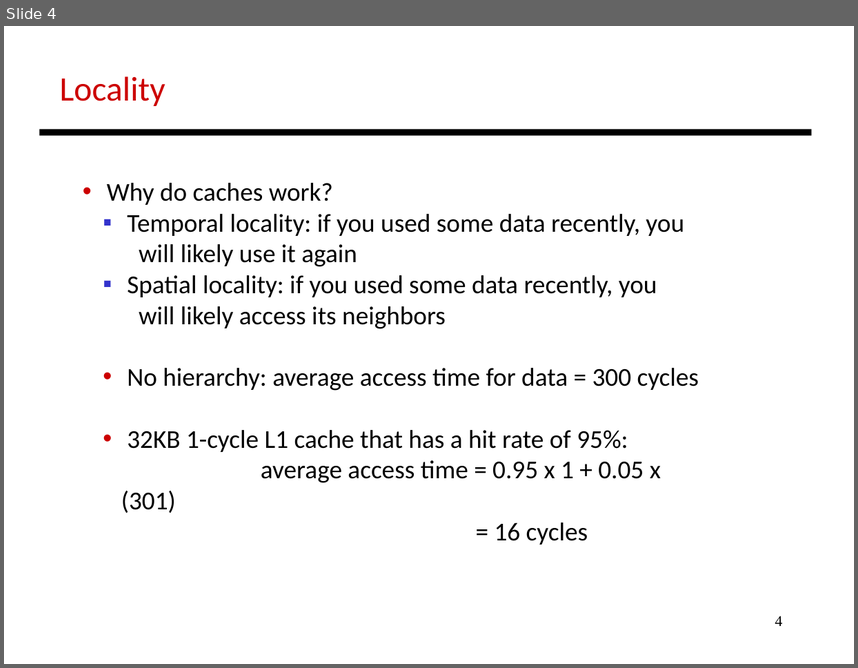
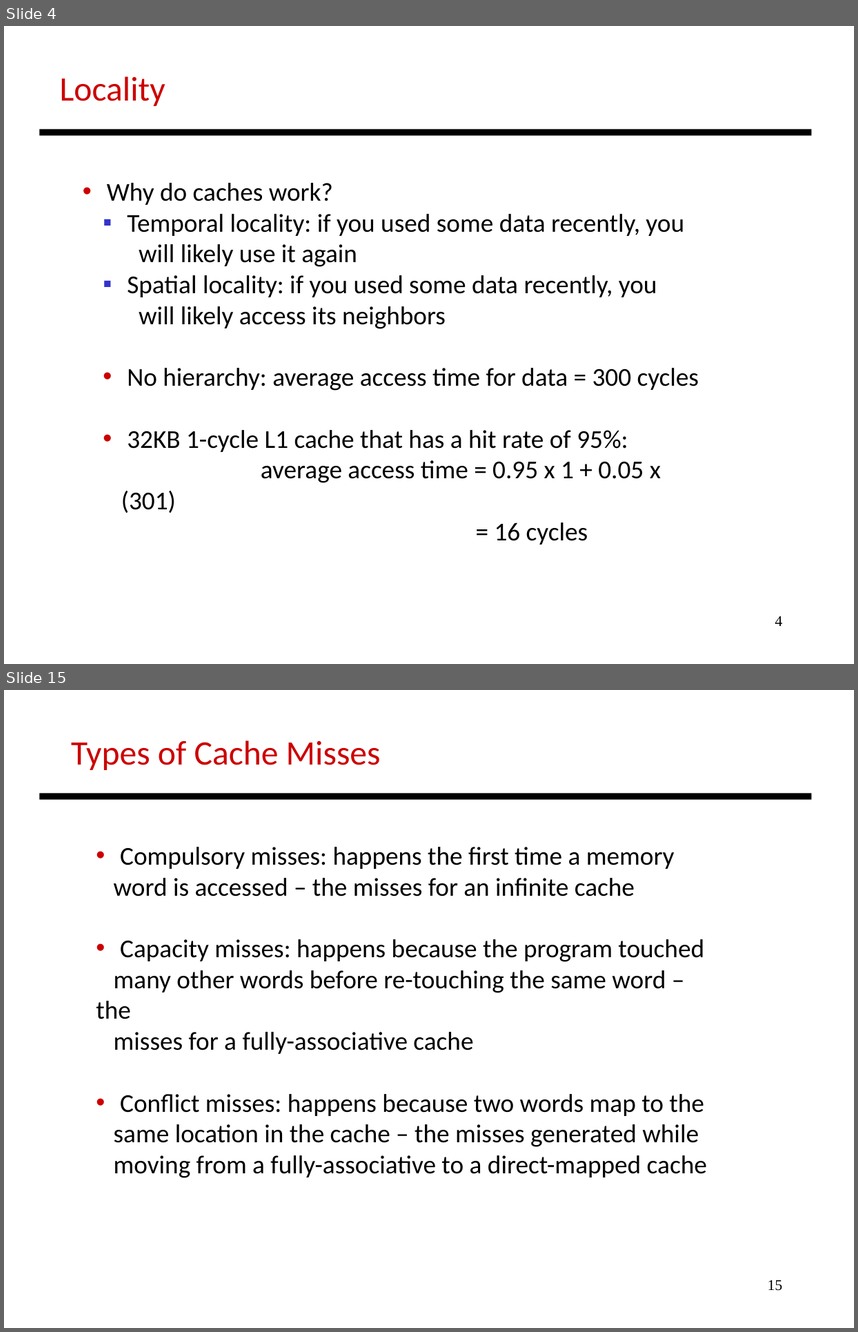
Before and after one commit to antonburtsev/cs3810, a slide deck: lectures/lecture15-caches/lecture15-caches.odp. Shown one above the other, each under a label of ours: slide 4 before the commit, slides 4 and 15 after it; the slides between them are not shown. The pictures are 858x668 and 858x1332 pixels, drawn with LibreOffice and Linux fonts; fonts in the diff are those of the drawing. Boxes give left, top, right and bottom in pixels: in the first picture for what was removed or moved away, otherwise in the second. Text is boxed around its words. In the diff, an @@ line names an element or a change of style, - is before the commit and + after.

```diff
--- a/lectures/lecture15-caches/lecture15-caches.odp
+++ b/lectures/lecture15-caches/lecture15-caches.odp
@@ slide 15 added at (4,690,854,1328), background #FFFFFF @@
@@ text added at (71,740,381,770), 32 pt, text #CC0000 @@
+Types of Cache Misses
@@ line added from (39, 796) to (812, 796), #000000 6.01 pt @@
@@ text added at (96,847,707,1178), 24 pt, text #000000 @@
+• Compulsory misses: happens the first time a memory
+word is accessed – the misses for an infinite cache
+• Capacity misses: happens because the program touched
+many other words before re-touching the same word – the
+misses for a fully-associative cache
+• Conflict misses: happens because two words map to the
+same location in the cache – the misses generated while
+moving from a fully-associative to a direct-mapped cache
@@ page number added at (768,1279,783,1290), 14 pt, text #000000 @@
+15
```
Also in this commit, not shown: 12 other slides added, 2 other files.
